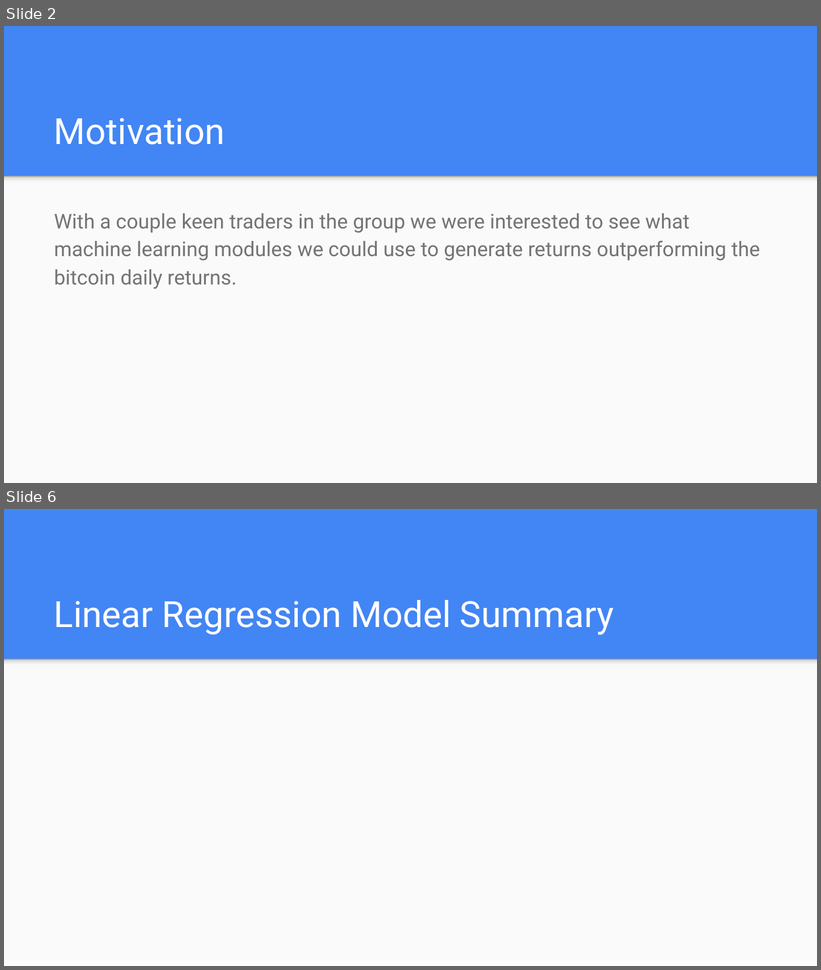
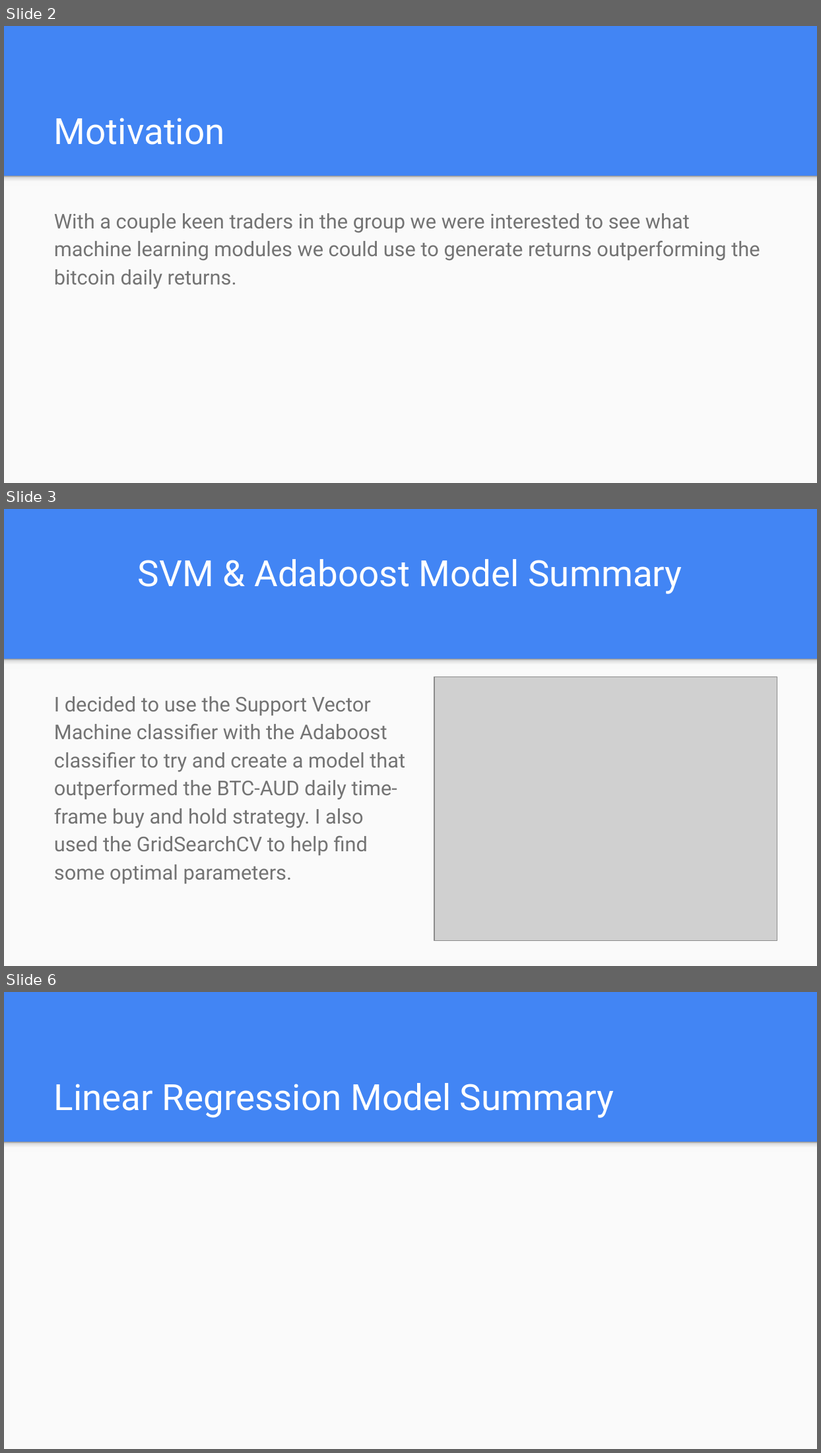
Before and after one commit to dukewoods/Project2_Trading_Algorithm, a slide deck: Resources/Project2.pptx. Shown one above the other, each under a label of ours: slides 2 and 6 before the commit, slides 2, 3 and 6 after it; the slides between them are not shown. The pictures are 821x970 and 821x1453 pixels, drawn with LibreOffice and Linux fonts; fonts in the diff are those of the drawing; grey boxes stand for pictures. Boxes give left, top, right and bottom in pixels: in the first picture for what was removed or moved away, otherwise in the second. Text is boxed around its words. In the diff, an @@ line names an element or a change of style, - is before the commit and + after.

```diff
--- a/Resources/Project2.pptx
+++ b/Resources/Project2.pptx
@@ slide 3 added at bbox=[4, 509, 817, 966], background #4285F4; not listed: 2 template elements that a slide beside it also shows @@
@@ title added at bbox=[138, 559, 682, 594], 32 pt, text #FFFFFF @@
+SVM & Adaboost Model Summary
@@ picture added at bbox=[434, 677, 778, 941] @@
@@ text added at bbox=[54, 696, 405, 884], 18 pt, text #737373 @@
+I decided to use the Support Vector Machine classifier with the Adaboost classifier to try and create a model that outperformed the BTC-AUD daily time-frame buy and hold strategy. I also used the GridSearchCV to help find some optimal parameters.
```
Also in this commit, not shown: 5 slides changed, 6 other slides added, 4 slides removed.
